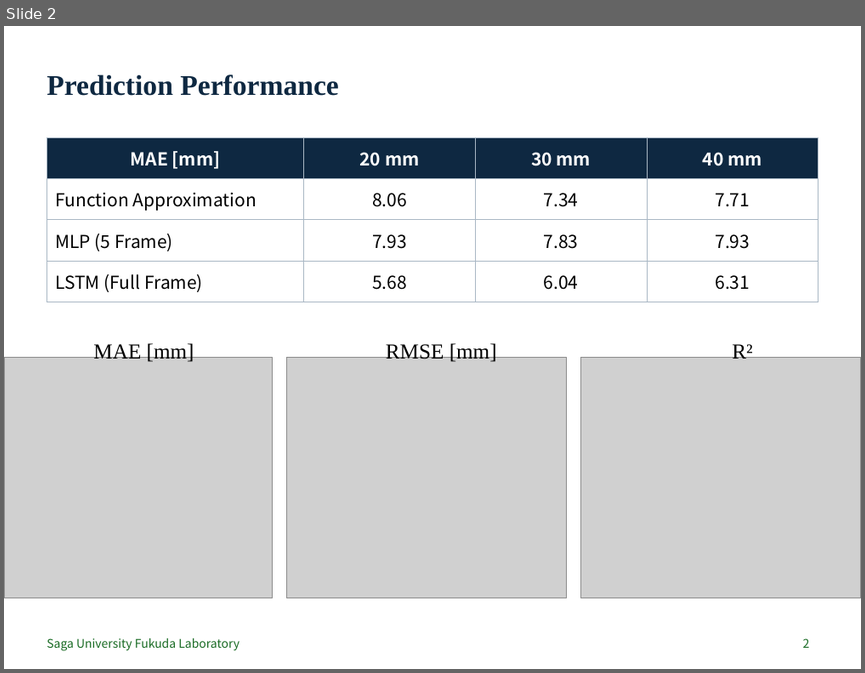
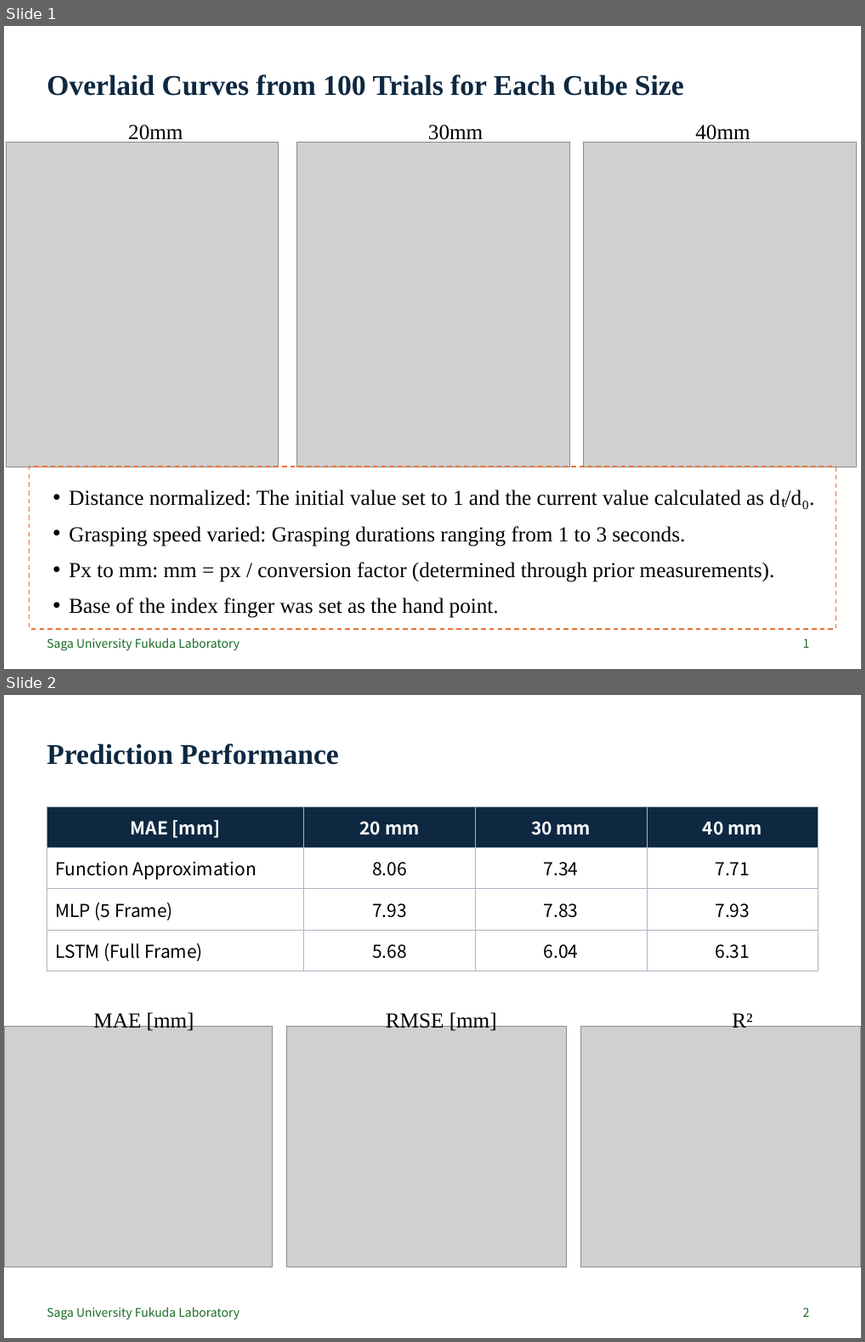
Before and after one commit to DiXiQing/Multimodal_Imitation_Learning, a slide deck: Report/Report_1029.pptx. Shown one above the other, each under a label of ours: slide 2 before the commit, slides 1 and 2 after it. The pictures are 865x673 and 865x1342 pixels, drawn with LibreOffice and Linux fonts; fonts in the diff are those of the drawing; grey boxes stand for pictures. Boxes give left, top, right and bottom in pixels: in the first picture for what was removed or moved away, otherwise in the second. Text is boxed around its words. In the diff, an @@ line names an element or a change of style, - is before the commit and + after.

```diff
--- a/Report/Report_1029.pptx
+++ b/Report/Report_1029.pptx
@@ slide 1 added at (4, 26, 861, 669), background #FFFFFF; not listed: 1 template element that a slide beside it also shows @@
@@ title added at (46, 74, 684, 96), 24 pt, text #0E2841, bold @@
+Overlaid Curves from 100 Trials for Each Cube Size
@@ group added at (6, 125, 856, 466): 3 pictures, 3 texts @@
+20mm
+30mm
+40mm
@@ rectangle added at (30, 466, 836, 630), outline #E97132 1 pt dashed, 18 pt, text #000000 @@
+• Distance normalized: The initial value set to 1 and the current value calculated as dₜ/d₀.
+• Grasping speed varied: Grasping durations ranging from 1 to 3 seconds.
+• Px to mm: mm = px / conversion factor (determined through prior measurements).
+• Base of the index finger was set as the hand point.
@@ page number added at (803, 638, 810, 647), 10 pt, text #196B24 @@
+1
```
Also in this commit, not shown: 1 slide changed, 1 slide removed.
